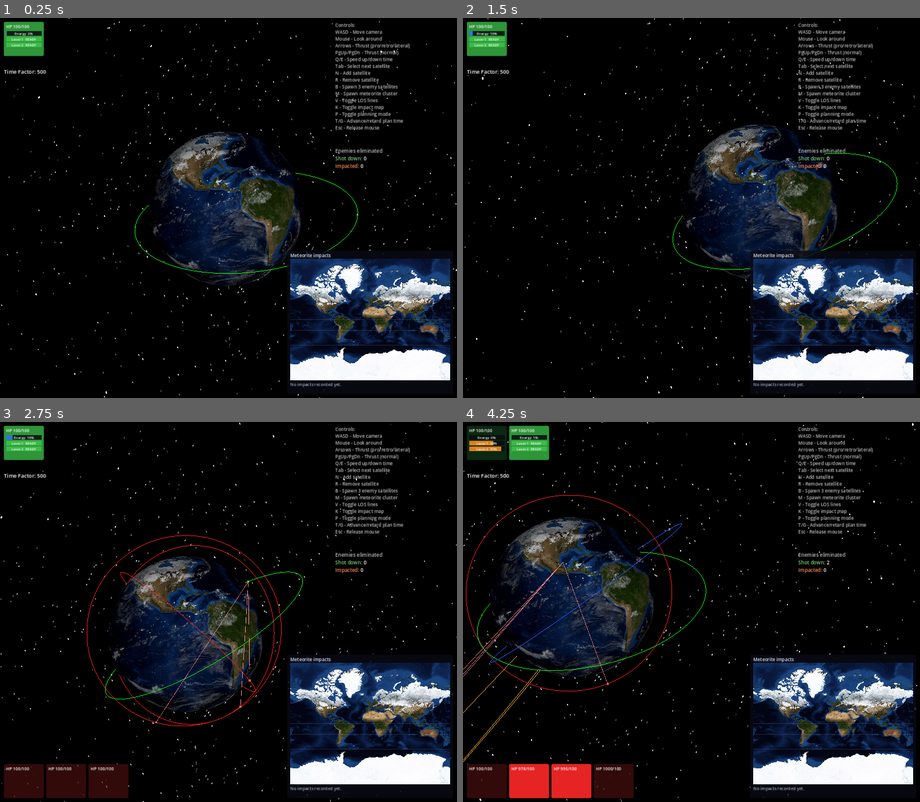
Above: before the commit, frames 1-4 (two rows, left to right).
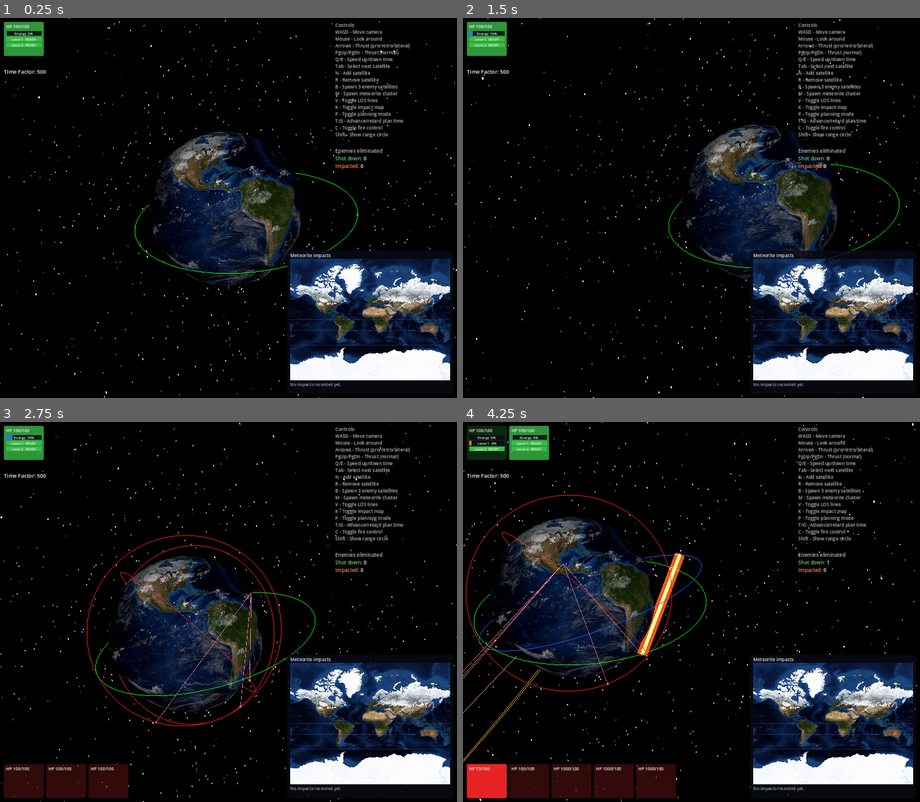
Above: after the commit, the same moments.

Repository: mellenburg/game
Game: Godot game, scene res://scenes/main.tscn
The game is run twice, just before and just after one commit, with the same random seed, the same clock (stepped at 60 frames per second) and the same inputs.
Inputs (mouse positions are in pixels of both pictures, inside the frame that each line leads up to):
- Up to frame 1 (0.25 s): no input
- Up to frame 2 (1.5 s): tap Enter at 0.5 s; move the mouse to (714, 208) at 0.52 s; hold Shift 0.53-1.28 s; hold Page Down (thrust_down) from 0.53 s (still down); tap C (toggle_fire_control, bound only after the commit) at 0.6 s; move the mouse to (668, 208) at 1.27 s; tap Shift at 1.35 s
- Up to frame 3 (2.75 s): keep holding Page Down (thrust_down); tap C (toggle_fire_control, bound only after the commit) at 1.55 s; move the mouse to (237, 604) at 2.02 s; hold Shift from 2.03 s (still down); tap B (add_enemies) at 2.1 s
- Up to frame 4 (4.25 s): keep holding Page Down (thrust_down); move the mouse to (686, 619) at 2.77 s; release Shift at 2.78 s; tap M (add_meteorites) at 2.85 s; tap C (toggle_fire_control, bound only after the commit) at 3.05 s; move the mouse to (723, 615) at 3.52 s; hold Shift from 3.53 s (still down); tap N (add_satellite) at 3.6 s

The runs differ from the first frame. In frame 1, 0.2% of the frame differs, in the area x 73-85%, y 28-32%; in frame 2, 0.4%; in frame 3, 0.5%; in frame 4, 4.8%, in the area x 0-85%, y 3-100%.

Commit message:
Lasers: distance falloff, per-satellite engagement range, fire control
Damage now scales linearly from full at 0 km to zero at 20 000 km, so
operators feel a clear penalty for sniping at the edge of LOS. Each
satellite carries an engagement_range_km cap that the weapon honors
in is_target_in_engagement_envelope, letting the operator hold fire
until enemies are inside an optimal-damage band.

C toggles fire control on the selected satellite. With fire control
active, Shift + Up/Down nudges the engagement range (clamped to
[MIN_ENGAGEMENT_RANGE_KM, MAX_RANGE_KM]); holding Shift surfaces a
RangeCircle drawn in the ecliptic (XY) plane through the satellite so
the operator can eyeball the configured radius against neighbouring
units. Shift suppresses the arrow-key thrust binding so the same keys
serve both purposes without conflict.

Diff:
--- a/godot/project.godot
+++ b/godot/project.godot
@@ -113,6 +113,10 @@
 "deadzone": 0.5,
 "events": [Object(InputEventKey,"resource_local_to_scene":false,"resource_name":"","device":-1,"window_id":0,"alt_press …(191 unchanged characters)…
 }
+toggle_fire_control={
+"deadzone": 0.5,
+"events": [Object(InputEventKey,"resource_local_to_scene":false,"resource_name":"","device":-1,"window_id":0,"alt_pressed":false,"shift_pressed":false,"ctrl_pressed":false,"meta_pressed":false,"pressed":false,"keycode":0,"physical_keycode":67,"key_label":0,"unicode":0,"location":0,"echo":false,"script":null)]
+}
 
 [physics]
 
--- a/godot/scenes/main.tscn
+++ b/godot/scenes/main.tscn
@@ -8,6 +8,7 @@
 [ext_resource type="Script" path="res://scripts/beam_renderer.gd" id="6_beams"]
 [ext_resource type="Shader" path="res://shaders/sky.gdshader" id="7_sky"]
 [ext_resource type="Script" path="res://scripts/impact_map.gd" id="8_impact_map"]
+[ext_resource type="Script" path="res://scripts/range_circle.gd" id="9_range_circle"]
 
 [sub_resource type="ShaderMaterial" id="ShaderMat_sky"]
 shader = ExtResource("7_sky")
@@ -54,6 +55,9 @@
 
 [node name="BeamRenderer" type="Node3D" parent="."]
 script = ExtResource("6_beams")
+
+[node name="RangeCircle" type="MeshInstance3D" parent="."]
+script = ExtResource("9_range_circle")
 
 [node name="CanvasLayer" type="CanvasLayer" parent="."]
 
@@ -136,6 +140,9 @@
 K - Toggle impact map
 P - Toggle planning mode
 T/G - Advance/retard plan time
+C - Toggle fire control
+Shift - Show range circle
+Shift+Up/Dn - Adjust engage range
 Esc - Release mouse[/color][/font_size]"
 
 [node name="KillStats" type="RichTextLabel" parent="CanvasLayer/HUD"]
--- a/godot/scripts/earth_system.gd
+++ b/godot/scripts/earth_system.gd
@@ -14,11 +14,18 @@
 const ImpactTracker = preload("res://scripts/impact_tracker.gd")
 const ImpactMap = preload("res://scripts/impact_map.gd")
 const ImpactExplosion = preload("res://scripts/impact_explosion.gd")
+const RangeCircle = preload("res://scripts/range_circle.gd")
 
 const TIME_FACTOR_MIN: int = 0
 const TIME_FACTOR_MAX: int = 5000
 const TIME_FACTOR_RATE: int = 60       # changes per second while held
 const PLANNING_DT_MAX: int = 86400 * 7  # one week of plan window
+
+# Engagement-range adjustment rate while shift+up/down is held. Sized
+# so an operator can sweep the full settable band (MIN_ENGAGEMENT_RANGE
+# to MAX_RANGE) in roughly four seconds — fast enough to feel
+# responsive, slow enough to land on a chosen ring.
+const RANGE_RATE_KM_PER_SEC: float = 5000.0
 
 const ENEMIES_PER_SPAWN: int = 3
 const ENEMY_ALT_MIN_KM: float = 600.0
@@ -89,6 +96,7 @@
 @onready var satellite_container: Node3D = $Satellites as Node3D
 @onready var planning_container: Node3D = $PlanningSatellites as Node3D
 @onready var beam_renderer: BeamRenderer = $BeamRenderer as BeamRenderer
+@onready var range_circle: RangeCircle = $RangeCircle as RangeCircle
 @onready var impact_map: ImpactMap = $CanvasLayer/HUD/ImpactMap as ImpactMap
 
 var satellites: Array[Satellite]:
@@ -121,6 +129,7 @@
 	camera.process_movement(delta)
 	_process_continuous_input(delta)
 	_process_one_shot_input()
+	_update_range_circle()
 	hud.update_hud(self, planning_mode, time_factor, planning_dt)
 	hud.draw_target_lines(self, camera)
 
@@ -233,13 +242,23 @@
 
 
 func _process_continuous_input(delta: float) -> void:
+	# Shift gates the arrow keys onto the engagement-range adjustment
+	# axis so we only have to bind one set of keys. With shift held the
+	# thrust block is suppressed entirely — otherwise releasing shift
+	# mid-press would briefly inject thrust on the same arrow tap.
+	var shift_held := Input.is_key_pressed(KEY_SHIFT)
 	var thrust := Vector3.ZERO
-	if Input.is_action_pressed("thrust_prograde"):  thrust.x += 1.0
-	if Input.is_action_pressed("thrust_retrograde"): thrust.x -= 1.0
-	if Input.is_action_pressed("thrust_left"):       thrust.y += 1.0
-	if Input.is_action_pressed("thrust_right"):      thrust.y -= 1.0
-	if Input.is_action_pressed("thrust_up"):         thrust.z += 1.0
-	if Input.is_action_pressed("thrust_down"):       thrust.z -= 1.0
+	var range_input := 0.0
+	if shift_held:
+		if Input.is_action_pressed("thrust_prograde"):  range_input += 1.0
+		if Input.is_action_pressed("thrust_retrograde"): range_input -= 1.0
+	else:
+		if Input.is_action_pressed("thrust_prograde"):  thrust.x += 1.0
+		if Input.is_action_pressed("thrust_retrograde"): thrust.x -= 1.0
+		if Input.is_action_pressed("thrust_left"):       thrust.y += 1.0
+		if Input.is_action_pressed("thrust_right"):      thrust.y -= 1.0
+		if Input.is_action_pressed("thrust_up"):         thrust.z += 1.0
+		if Input.is_action_pressed("thrust_down"):       thrust.z -= 1.0
 
 	# Time factor: rate-scaled by frame delta, clamped. The previous port
 	# incremented per frame which made the rate framerate-dependent and
@@ -276,6 +295,24 @@
 		var sat := target_satellites[idx]
 		if sat.team == Satellite.TEAM_PLAYER:
 			sat.set_maneuver(thrust)
+
+	# Engagement-range nudge. Always written to the *real* satellite —
+	# the planning clone is overwritten from reality every physics tick
+	# (clone_orbit_from copies engagement_range_km), so mutating the
+	# planning sat would be visually invisible the next frame.
+	if range_input != 0.0 and not real_satellites.is_empty():
+		var real_idx := planning_selected if planning_mode else selected_ship
+		if real_idx >= 0 and real_idx < real_satellites.size():
+			var rsat := real_satellites[real_idx]
+			if (
+				rsat.team == Satellite.TEAM_PLAYER
+				and rsat.fire_control_active
+				and not rsat.weapons.is_empty()
+			):
+				rsat.set_engagement_range(
+					rsat.engagement_range_km
+					+ range_input * RANGE_RATE_KM_PER_SEC * delta
+				)
 
 
 func _process_one_shot_input() -> void:
@@ -296,6 +333,55 @@
 	if Input.is_action_just_pressed("toggle_impact_map"):
 		if impact_map != null:
 			impact_map.visible = not impact_map.visible
+	if Input.is_action_just_pressed("toggle_fire_control"):
+		_toggle_fire_control_on_selected()
+
+
+# Toggle fire-control mode on the active player satellite. Mutates
+# the *real* sat (planning clone gets resync'd next physics tick).
+# Unarmed units silently no-op so the user gets no feedback for a
+# meaningless toggle on an enemy or meteorite.
+func _toggle_fire_control_on_selected() -> void:
+	if real_satellites.is_empty():
+		return
+	var idx := planning_selected if planning_mode else selected_ship
+	if idx < 0 or idx >= real_satellites.size():
+		return
+	var sat := real_satellites[idx]
+	if sat.team != Satellite.TEAM_PLAYER or sat.weapons.is_empty():
+		return
+	sat.toggle_fire_control()
+
+
+# Engagement-range visual. Renders a circle in the ecliptic plane
+# centered on the active satellite while the operator holds shift, so
+# they can eyeball the configured engagement distance against
+# neighbouring units. Hidden whenever the operator isn't holding
+# shift, fire control is off, or there's no valid selection.
+func _update_range_circle() -> void:
+	if range_circle == null:
+		return
+	var sats: Array[Satellite] = (
+		planning_satellites if planning_mode else real_satellites
+	)
+	var idx := planning_selected if planning_mode else selected_ship
+	var visible_now := false
+	if (
+		Input.is_key_pressed(KEY_SHIFT)
+		and idx >= 0
+		and idx < sats.size()
+	):
+		var sat: Satellite = sats[idx]
+		if (
+			sat.team == Satellite.TEAM_PLAYER
+			and sat.fire_control_active
+			and sat.alive
+			and sat.orbit_alive
+			and not sat.weapons.is_empty()
+		):
+			range_circle.update_circle(sat.orbit.r, sat.engagement_range_km)
+			visible_now = true
+	range_circle.visible = visible_now
 
 
 func add_satellite() -> void:
--- /dev/null
+++ b/godot/scripts/range_circle.gd
@@ -0,0 +1,63 @@
+class_name RangeCircle
+extends MeshInstance3D
+## Engagement-range visual: a wire circle drawn in the earth-sun
+## orbital plane (XY in the project's Z-up convention) and translated
+## to the satellite's scene position. Surfaces while the operator is
+## holding shift on a fire-control-active satellite so they can read
+## off the configured engagement distance against neighbouring units.
+##
+## Cached ArrayMesh + StandardMaterial3D — same pattern as OrbitalPath
+## (CLAUDE.md: "Cache meshes and materials"). The vertex buffer is
+## only rewritten when the radius changes; per-tick repositioning is
+## done via `position` so a moving satellite doesn't trigger a buffer
+## upload every physics step.
+
+const SCENE_SCALE: float = 1.0 / 1000.0  # km -> scene units
+const POINTS: int = 96
+
+var _array_mesh: ArrayMesh
+var _material: StandardMaterial3D
+var _points: PackedVector3Array
+var _last_radius_km: float = -1.0
+var color := Color(0.4, 0.95, 0.55, 0.85)
+
+
+func _ready() -> void:
+	_array_mesh = ArrayMesh.new()
+	mesh = _array_mesh
+
+	_material = StandardMaterial3D.new()
+	_material.shading_mode = BaseMaterial3D.SHADING_MODE_UNSHADED
+	_material.albedo_color = color
+	_material.transparency = BaseMaterial3D.TRANSPARENCY_ALPHA
+	# Keep the ring readable when it crosses the dark side of Earth or
+	# the bright sun — drop depth writes so overlapping geometry doesn't
+	# fight it for visibility, but keep depth test so the planet does
+	# still occlude when the ring sinks into it.
+	_material.depth_draw_mode = BaseMaterial3D.DEPTH_DRAW_DISABLED
+	material_override = _material
+
+	_points = PackedVector3Array()
+	_points.resize(POINTS + 1)
+	visible = false
+
+
+## Update the ring's radius and recenter it on `center_km` (ECI). The
+## vertex buffer is only rebuilt when radius drifts past a half-km;
+## position is rewritten unconditionally because the satellite moves
+## every physics tick.
+func update_circle(center_km: Vector3, radius_km: float) -> void:
+	position = center_km * SCENE_SCALE
+	if absf(radius_km - _last_radius_km) < 0.5 and _array_mesh.get_surface_count() > 0:
+		return
+	var r := radius_km * SCENE_SCALE
+	for i in range(POINTS + 1):
+		var ang := TAU * float(i % POINTS) / float(POINTS)
+		_points[i] = Vector3(cos(ang) * r, sin(ang) * r, 0.0)
+	_array_mesh.clear_surfaces()
+	var arrays := []
+	arrays.resize(Mesh.ARRAY_MAX)
+	arrays[Mesh.ARRAY_VERTEX] = _points
+	_array_mesh.add_surface_from_arrays(Mesh.PRIMITIVE_LINE_STRIP, arrays)
+	_array_mesh.surface_set_material(0, _material)
+	_last_radius_km = radius_km
--- a/godot/scripts/satellite.gd
+++ b/godot/scripts/satellite.gd
@@ -51,6 +51,19 @@
 # Empty for unarmed units (e.g. enemies in the MVP). Player satellites
 # spawn with two lasers; weapons fire independently but share energy.
 var weapons: Array[Weapon] = []
+# Operator-set cap on weapon engagement distance (km). Every laser on
+# this satellite refuses to fire at targets beyond this range, even if
+# the physics-level falloff would still deliver some damage. Defaults
+# to LaserWeapon.MAX_RANGE_KM so unarmed and unconfigured units behave
+# exactly as they did before — the cap only narrows the envelope.
+var engagement_range_km: float = LaserWeapon.MAX_RANGE_KM
+# Fire-control mode toggle. Pure UI state today: it gates the
+# shift+up/down range adjustment and the on-plane range circle. Range
+# is enforced unconditionally (so an operator who edited the value
+# while in fire control then toggled out still sees their setting
+# respected); the toggle only governs whether the operator is
+# actively tweaking it.
+var fire_control_active: bool = false
 
 # Wall-clock timestamp at which the orange "I got hit" tint reverts to
 # the team color. Wall-clock so the pulse is visible regardless of how
@@ -133,6 +146,26 @@
 func set_maneuver(input: Vector3) -> void:
 	raw_maneuver = input
 	did_maneuver = input.length_squared() > 0.0
+
+
+## Flip the fire-control mode. Only meaningful on armed units; unarmed
+## satellites (enemies, meteorites) keep the flag at false but caller
+## still gets the no-op behavior right because their weapons array is
+## empty.
+func toggle_fire_control() -> void:
+	fire_control_active = not fire_control_active
+
+
+## Clamp + assign the operator-set engagement range. The lower bound
+## is the weapon's minimum so the operator can't disable fire control
+## by accident; the upper bound is the physics-level max so anything
+## past it is dead-on-arrival anyway.
+func set_engagement_range(km: float) -> void:
+	engagement_range_km = clampf(
+		km,
+		LaserWeapon.MIN_ENGAGEMENT_RANGE_KM,
+		LaserWeapon.MAX_RANGE_KM,
+	)
 
 
 func get_current_maneuver() -> Vector3:
@@ -234,6 +267,8 @@
 	# energy bar for an enemy preview (clones get fresh weapons in
 	# _init that we'd otherwise leave dangling).
 	energy = other.energy
+	engagement_range_km = other.engagement_range_km
+	fire_control_active = other.fire_control_active
 	if other.weapons.is_empty():
 		weapons.clear()
 	if is_inside_tree():
--- a/godot/scripts/weapons/laser_weapon.gd
+++ b/godot/scripts/weapons/laser_weapon.gd
@@ -3,14 +3,20 @@
 ## Continuous-fire energy beam. Damage and energy drain are per
 ## simulated second; firing heats the emitter (ready_fraction drops),
 ## idling cools it. Heat saturates 4x faster than it dissipates, so a
-## sustained beam earns a long lockout. LOS-only: any unblocked enemy
-## is in envelope, no max range.
+## sustained beam earns a long lockout. Range-limited: damage scales
+## linearly from full at zero distance to zero at MAX_RANGE_KM, and the
+## engagement envelope rejects targets beyond the attacker's
+## engagement_range_km cap (so operators can save energy by holding
+## fire until enemies are inside an optimal-damage band).
 
 const LosCheck = preload("res://scripts/los_check.gd")
 
-# Damage applied to target.hp per sim-second of beam contact.
+# Damage applied to target.hp per sim-second of beam contact at zero
+# range. Effective damage is scaled by range_factor(distance).
 const DAMAGE_PER_SEC: float = 5.0
-# Fraction of attacker.energy drained per sim-second of fire.
+# Fraction of attacker.energy drained per sim-second of fire. The
+# drain is constant — energy cost doesn't scale with damage, so
+# firing at long range really does waste the reservoir.
 const ENERGY_PER_SEC: float = 0.005
 # Fraction of ready_fraction consumed per sim-second of fire. 0.025
 # means 40 sim-sec of continuous fire takes the weapon from full
@@ -19,6 +25,15 @@
 # Recovery per sim-second of idle. 4x slower than heat by design —
 # 160 sim-sec to fully cool from overheated.
 const COOL_PER_SEC: float = HEAT_PER_SEC / 4.0
+# Distance at which damage drops to zero. Linear falloff between 0 km
+# (full damage) and MAX_RANGE_KM (no damage). Sized roughly to the
+# diameter of LEO engagements so the falloff is felt at typical combat
+# spreads without making point-blank shots feel stronger than they
+# already are.
+const MAX_RANGE_KM: float = 20000.0
+# Floor on a satellite's user-set engagement range. Pulling it below
+# this would let an operator effectively disable fire control.
+const MIN_ENGAGEMENT_RANGE_KM: float = 500.0
 
 
 func damage_per_second() -> float:
@@ -45,6 +60,17 @@
 	return attacker.energy > 0.0
 
 
+## Linear damage scaling: 1.0 at zero distance, 0.0 at MAX_RANGE_KM,
+## clamped outside that band. Pure function — exposed so HUD / tests
+## can predict expected damage without re-deriving the curve.
+static func range_factor(distance_km: float) -> float:
+	if distance_km <= 0.0:
+		return 1.0
+	if distance_km >= MAX_RANGE_KM:
+		return 0.0
+	return 1.0 - distance_km / MAX_RANGE_KM
+
+
 func is_target_in_engagement_envelope(attacker, target) -> bool:
 	if attacker == null or target == null:
 		return false
@@ -53,6 +79,13 @@
 	if attacker.team == target.team:
 		return false
 	if not attacker.orbit_alive or not target.orbit_alive:
+		return false
+	# Effective range cap is whichever is smaller: the physics ceiling
+	# (where damage already would be zero) or the operator's chosen
+	# engagement range. The latter only narrows the envelope.
+	var distance: float = (target.orbit.r - attacker.orbit.r).length()
+	var cap: float = minf(MAX_RANGE_KM, attacker.engagement_range_km)
+	if distance >= cap:
 		return false
 	return not LosCheck.is_blocked(attacker.orbit.r, target.orbit.r)
 
@@ -73,7 +106,9 @@
 	var dt: float = minf(sim_delta, minf(max_by_energy, max_by_heat))
 	if dt <= 0.0:
 		return false
-	target.take_damage(DAMAGE_PER_SEC * dt)
+	var distance: float = (target.orbit.r - attacker.orbit.r).length()
+	var dmg_scale: float = range_factor(distance)
+	target.take_damage(DAMAGE_PER_SEC * dt * dmg_scale)
 	attacker.energy = maxf(attacker.energy - ENERGY_PER_SEC * dt, 0.0)
 	ready_fraction = clampf(ready_fraction - HEAT_PER_SEC * dt, 0.0, 1.0)
 	if ready_fraction <= 0.0:
--- a/godot/tests/test_laser_weapon.gd
+++ b/godot/tests/test_laser_weapon.gd
@@ -17,8 +17,8 @@
 
 
 # Minimal stand-in for Satellite — exposes only the fields the weapon
-# reads (orbit.r, team, alive, orbit_alive, energy, hp). RefCounted so
-# we don't leak across tests.
+# reads (orbit.r, team, alive, orbit_alive, energy, hp,
+# engagement_range_km). RefCounted so we don't leak across tests.
 class FakeSat extends RefCounted:
 	var orbit: FakeOrbit
 	var team: int = 0
@@ -26,6 +26,10 @@
 	var orbit_alive: bool = true
 	var hp: float = 100.0
 	var energy: float = 0.0
+	# Default to MAX_RANGE_KM so unconfigured fakes behave like a fresh
+	# Satellite: the engagement cap doesn't narrow the envelope unless
+	# a test explicitly tightens it.
+	var engagement_range_km: float = LaserWeapon.MAX_RANGE_KM
 
 	func _init() -> void:
 		orbit = FakeOrbit.new()
@@ -79,9 +83,17 @@
 	var attacker := _make_player()
 	attacker.energy = 1.0
 	var target := _make_enemy(Vector3(EARTH_RADIUS_KM + 500.0, 1000.0, 0.0))
-	# Fire for 2 sim-sec → 2 * DPS damage, 2 * cost drain, 2 * heat consumed.
+	# Fire for 2 sim-sec → 2 * DPS * range_factor(d) damage, 2 * cost
+	# drain, 2 * heat consumed. Distance is 1000 km so the falloff
+	# factor is non-trivial (~0.95) and shows up in the assertion.
+	var dist: float = (target.orbit.r - attacker.orbit.r).length()
+	var rf: float = LaserWeapon.range_factor(dist)
 	assert_true(w.fire(attacker, target, 2.0))
-	assert_close(target.hp, 100.0 - 2.0 * LaserWeapon.DAMAGE_PER_SEC)
+	assert_close(target.hp, 100.0 - 2.0 * LaserWeapon.DAMAGE_PER_SEC * rf)
+	# Energy and heat costs are flat in time — distance only modulates
+	# damage, not the per-second burn. That's a deliberate design call
+	# (see laser_weapon.gd) so long-range potshots cost as much as they
+	# would point-blank.
 	assert_close(attacker.energy, 1.0 - 2.0 * LaserWeapon.ENERGY_PER_SEC)
 	assert_close(w.ready_fraction, 1.0 - 2.0 * LaserWeapon.HEAT_PER_SEC)
 	assert_false(w.overheated)
@@ -153,9 +165,11 @@
 	var attacker := _make_player()
 	attacker.energy = 0.5 * LaserWeapon.ENERGY_PER_SEC  # 0.5 sim-sec budget
 	var target := _make_enemy(Vector3(EARTH_RADIUS_KM + 500.0, 1000.0, 0.0))
+	var dist: float = (target.orbit.r - attacker.orbit.r).length()
+	var rf: float = LaserWeapon.range_factor(dist)
 	assert_true(w.fire(attacker, target, 10.0))
 	assert_close(attacker.energy, 0.0)
-	assert_close(target.hp, 100.0 - 0.5 * LaserWeapon.DAMAGE_PER_SEC)
+	assert_close(target.hp, 100.0 - 0.5 * LaserWeapon.DAMAGE_PER_SEC * rf)
 
 
 func test_does_not_engage_same_team() -> void:
@@ -214,3 +228,81 @@
 	assert_close(target.hp, 100.0)
 	assert_close(attacker.energy, 1.0)
 	assert_close(w.ready_fraction, 1.0)
+
+
+func test_range_factor_is_linear_with_distance() -> void:
+	# Endpoints clamp; middle is the linear interpolation.
+	assert_close(LaserWeapon.range_factor(0.0), 1.0)
+	assert_close(LaserWeapon.range_factor(LaserWeapon.MAX_RANGE_KM), 0.0)
+	assert_close(
+		LaserWeapon.range_factor(LaserWeapon.MAX_RANGE_KM * 0.5), 0.5
+	)
+	# Negative or beyond-max inputs both clamp; this guards against a
+	# regression where a degenerate distance leaks negative damage.
+	assert_close(LaserWeapon.range_factor(-100.0), 1.0)
+	assert_close(LaserWeapon.range_factor(LaserWeapon.MAX_RANGE_KM * 2.0), 0.0)
+
+
+func test_damage_scales_with_distance() -> void:
+	# Two attackers at different distances from their (separate) target
+	# should deal damage in the ratio of their range_factors. A short
+	# stationary target setup keeps LOS clear in both cases.
+	var w_near := LaserWeapon.new()
+	var w_far := LaserWeapon.new()
+	var atk_near := _make_player(Vector3(EARTH_RADIUS_KM + 500.0, 0.0, 0.0))
+	var atk_far := _make_player(Vector3(EARTH_RADIUS_KM + 500.0, 0.0, 0.0))
+	atk_near.energy = 1.0
+	atk_far.energy = 1.0
+	# 2000 km vs 8000 km lateral offset — both well clear of LOS
+	# blockage at this altitude, both well inside MAX_RANGE_KM.
+	var tgt_near := _make_enemy(Vector3(EARTH_RADIUS_KM + 500.0, 2000.0, 0.0))
+	var tgt_far := _make_enemy(Vector3(EARTH_RADIUS_KM + 500.0, 8000.0, 0.0))
+	assert_true(w_near.fire(atk_near, tgt_near, 1.0))
+	assert_true(w_far.fire(atk_far, tgt_far, 1.0))
+	var dmg_near: float = 100.0 - tgt_near.hp
+	var dmg_far: float = 100.0 - tgt_far.hp
+	assert_true(dmg_near > dmg_far, "near hit should damage more than far hit")
+	# Ratio should match the analytic falloff curve.
+	var d_near: float = (tgt_near.orbit.r - atk_near.orbit.r).length()
+	var d_far: float = (tgt_far.orbit.r - atk_far.orbit.r).length()
+	var rf_near: float = LaserWeapon.range_factor(d_near)
+	var rf_far: float = LaserWeapon.range_factor(d_far)
+	assert_close(dmg_near, LaserWeapon.DAMAGE_PER_SEC * rf_near)
+	assert_close(dmg_far, LaserWeapon.DAMAGE_PER_SEC * rf_far)
+
+
+func test_does_not_engage_beyond_max_range() -> void:
+	# A target past MAX_RANGE_KM is out of envelope regardless of
+	# engagement_range_km — physics ceiling caps the operator setting.
+	var w := LaserWeapon.new()
+	var attacker := _make_player(Vector3(EARTH_RADIUS_KM + 500.0, 0.0, 0.0))
+	attacker.energy = 1.0
+	var far := LaserWeapon.MAX_RANGE_KM + 1000.0
+	var enemy := _make_enemy(
+		Vector3(EARTH_RADIUS_KM + 500.0, far, 10000.0)
+	)
+	assert_false(w.is_target_in_engagement_envelope(attacker, enemy))
+	assert_false(w.fire(attacker, enemy, 1.0))
+	assert_close(enemy.hp, 100.0)
+	assert_close(attacker.energy, 1.0)
+
+
+func test_engagement_range_gates_fire() -> void:
+	# A target inside MAX_RANGE_KM but outside the operator's
+	# engagement_range_km is rejected — that's the energy-saving
+	# behaviour fire control exists for.
+	var w := LaserWeapon.new()
+	var attacker := _make_player(Vector3(EARTH_RADIUS_KM + 500.0, 0.0, 0.0))
+	attacker.energy = 1.0
+	# Place enemy 6000 km away laterally.
+	var enemy := _make_enemy(Vector3(EARTH_RADIUS_KM + 500.0, 6000.0, 0.0))
+	# Tighten engagement to 3000 km — enemy is now outside.
+	attacker.engagement_range_km = 3000.0
+	assert_false(w.is_target_in_engagement_envelope(attacker, enemy))
+	assert_false(w.fire(attacker, enemy, 1.0))
+	assert_close(enemy.hp, 100.0)
+	# Open it up past the actual distance and the fire goes through.
+	attacker.engagement_range_km = 10000.0
+	assert_true(w.is_target_in_engagement_envelope(attacker, enemy))
+	assert_true(w.fire(attacker, enemy, 1.0))
+	assert_true(enemy.hp < 100.0)
Not shown: 1 places in godot/scenes/main.tscn that only renumber resources
